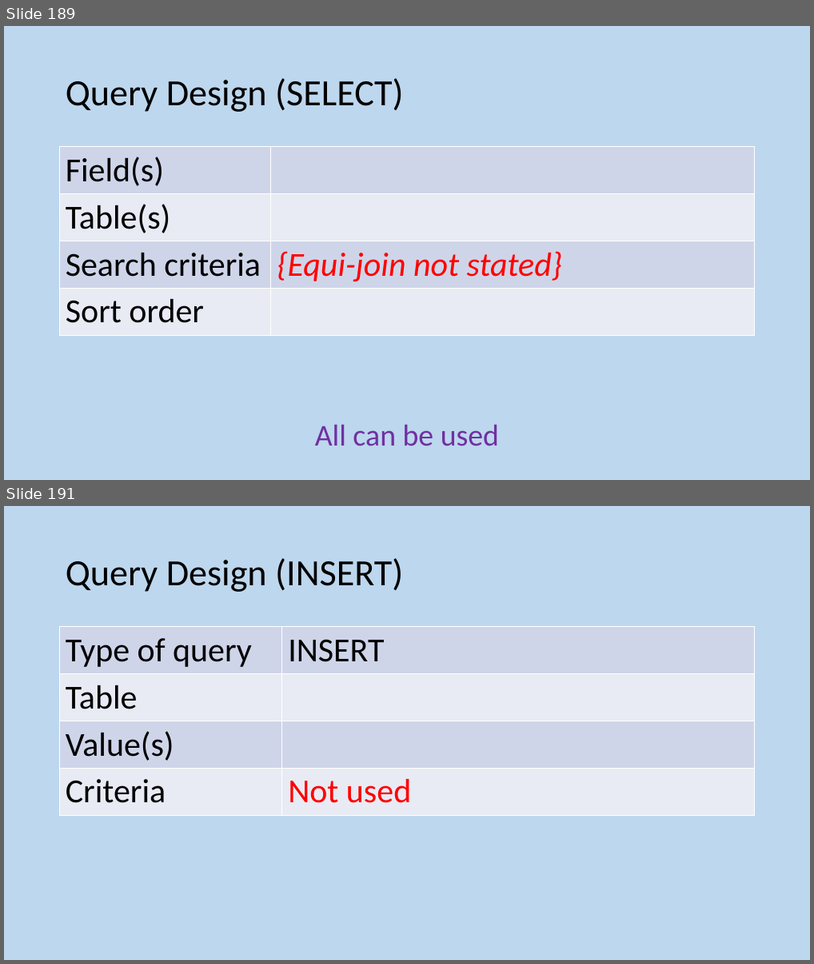
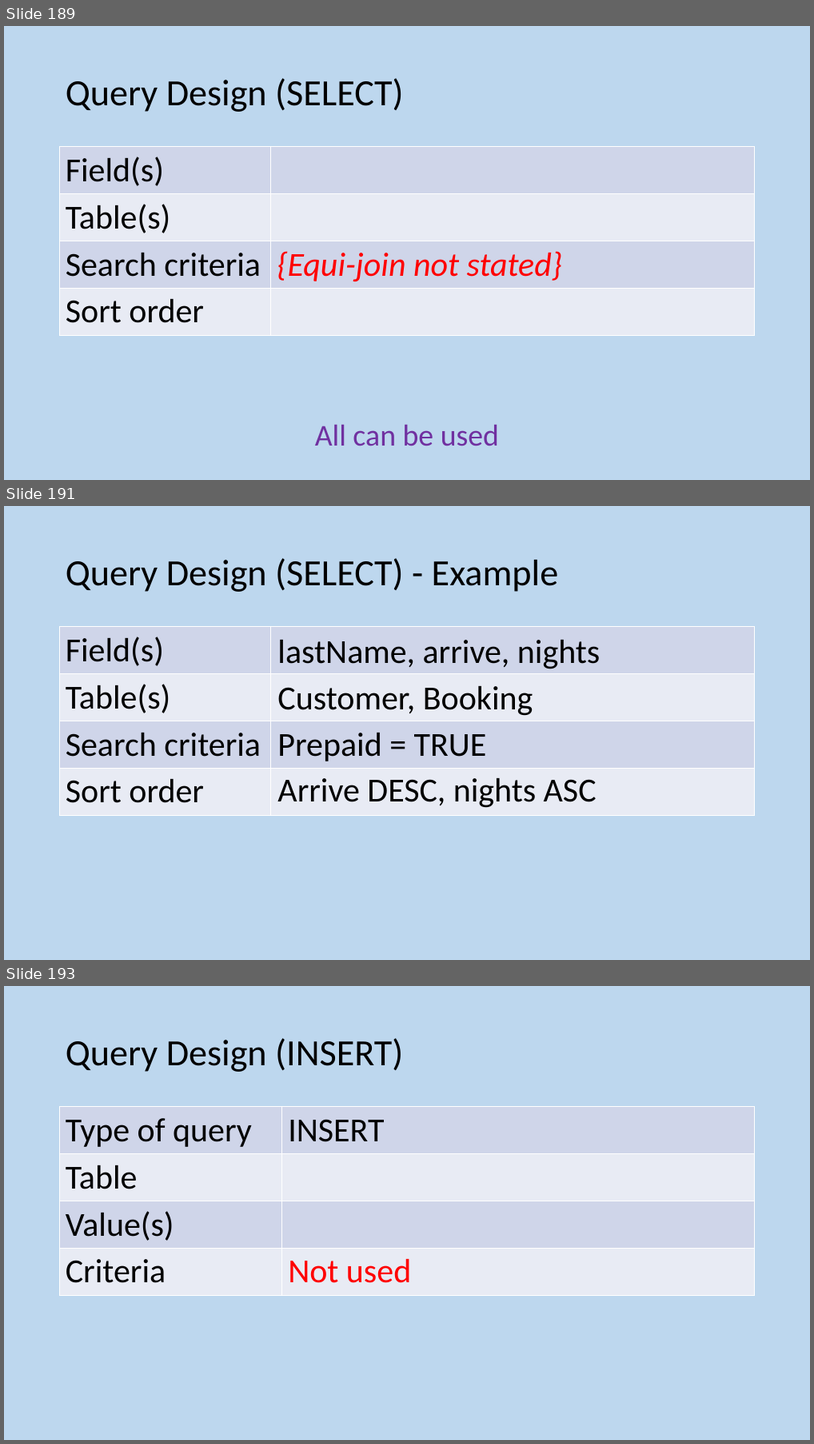
Before and after one commit to MrFriendCS/MrFriendCS.github.io, a slide deck: n5-cs/ddd/N5 CS DDD Slides.pptx. Shown one above the other, each under a label of ours: slides 189 and 191 before the commit, slides 189, 191 and 193 after it; the slides between them are not shown. The pictures are 814x964 and 814x1444 pixels, drawn with LibreOffice and Linux fonts; fonts in the diff are those of the drawing. Boxes give left, top, right and bottom in pixels: in the first picture for what was removed or moved away, otherwise in the second. Text is boxed around its words. In the diff, an @@ line names an element or a change of style, - is before the commit and + after.

```diff
--- a/n5-cs/ddd/N5 CS DDD Slides.pptx
+++ b/n5-cs/ddd/N5 CS DDD Slides.pptx
@@ slide 191 added at (4, 506, 810, 960), background #BDD7EE @@
@@ title added at (66, 558, 559, 592), 44 pt, text #000000 @@
+Query Design (SELECT) - Example
@@ table added at (60, 627, 755, 812), 4 rows, 2 columns @@
+Field(s) | 
+Table(s) | 
+Search criteria | 
+Sort order | 
@@ text added at (278, 640, 600, 669), 40 pt, text #000000 @@
+lastName, arrive, nights
@@ text added at (278, 686, 534, 716), 40 pt, text #000000 @@
+Customer, Booking
@@ text added at (278, 732, 487, 761), 40 pt, text #000000 @@
+Prepaid = TRUE
@@ text added at (278, 778, 597, 808), 40 pt, text #000000 @@
+Arrive DESC, nights ASC
@@ what was slide 191 is now slide 193 @@
```
Also in this commit, not shown: 7 other slides added, 2 other files.
